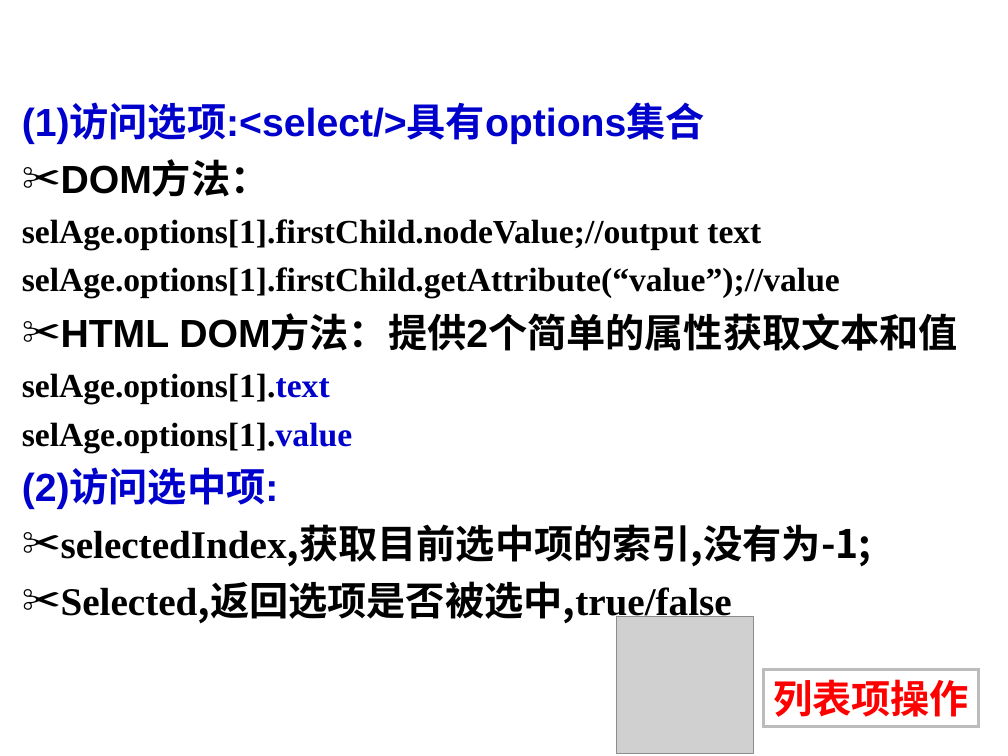
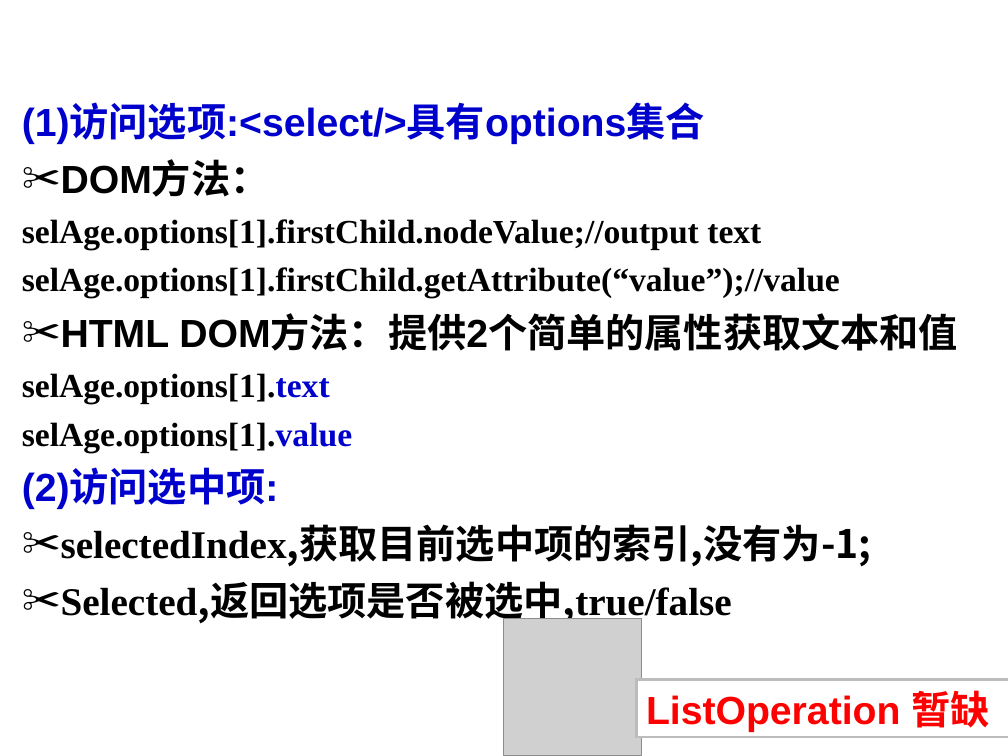
Before and after one commit to lxn56975/webdev, a slide deck: slide 127 of Chapter4Javascript.ppt. Drawn at 1008x756 pixels with LibreOffice and Linux fonts; fonts in the diff are those of the drawing; grey boxes stand for pictures; background and template pictures are left out. Boxes give left, top, right and bottom in pixels: in the first picture for what was removed or moved away, otherwise in the second. Text is boxed around its words. In the diff, an @@ line names an element or a change of style, - is before the commit and + after.

```diff
--- a/Chapter4Javascript.ppt
+++ b/Chapter4Javascript.ppt
@@ picture moved from (x1=616, y1=616, x2=754, y2=753) to (x1=504, y1=619, x2=642, y2=756) @@
@@ rectangle "ListOperation 暂缺" resized from (x1=763, y1=669, x2=979, y2=727) to (x1=636, y1=679, x2=1008, y2=737) @@
@@ text in rectangle at (x1=646, y1=690, x2=989, y2=732): text changed @@
-列表项操作
+ListOperation 暂缺
```
Also in this commit, not shown: 1 other slide changed.
